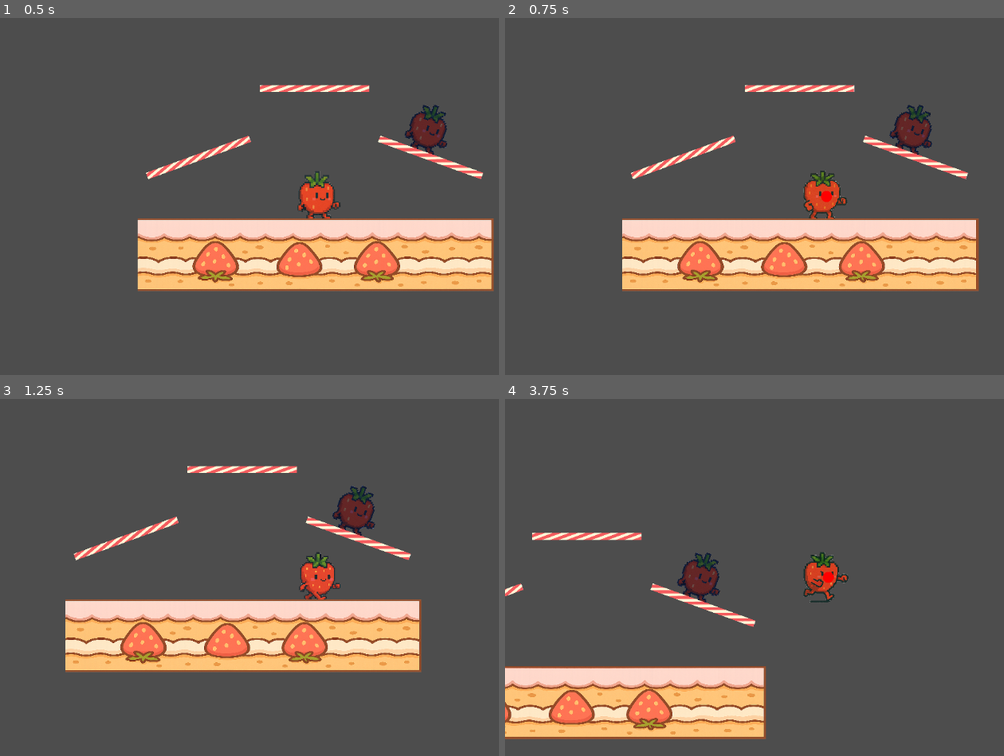
Above: before the commit, frames 1-4 (two rows, left to right).
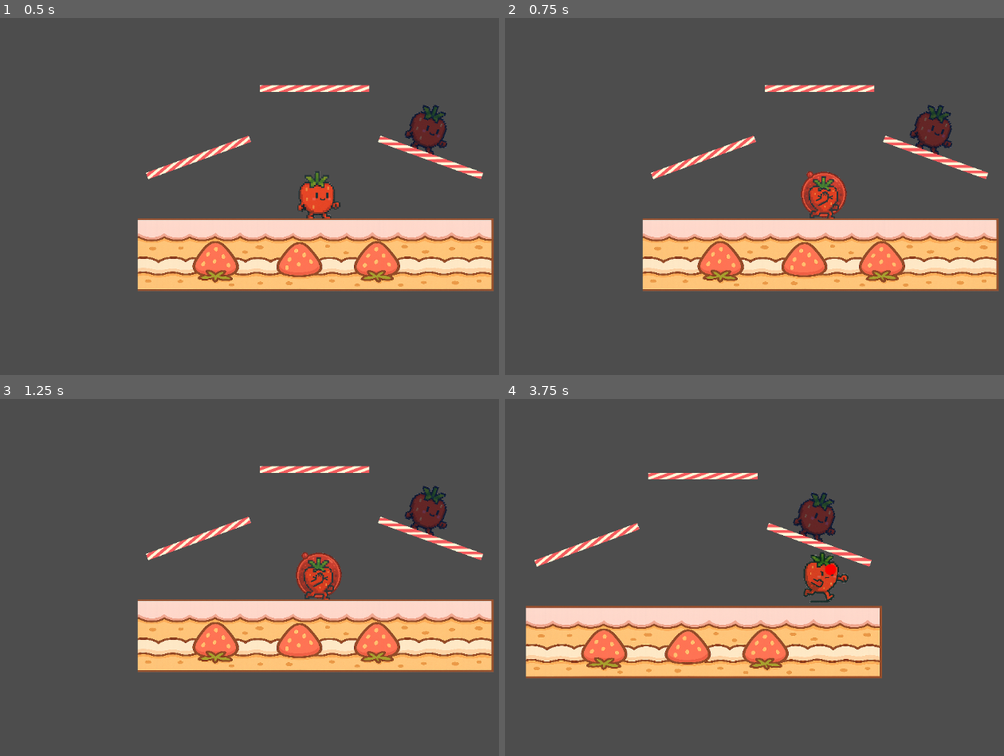
Above: after the commit, the same moments.

Repository: ktarrant/shortcake
Game: Godot game, scene res://scenes/main/Main.tscn
The game is run twice, just before and just after one commit, with the same random seed, the same clock (stepped at 60 frames per second) and the same inputs.
Inputs:
- Up to frame 1 (0.5 s): no input
- Up to frame 2 (0.75 s): tap Enter at 0.5 s; hold Right (move_right) from 0.53 s (still down); hold S (shield, bound only after the commit) from 0.53 s (still down); tap D (attack) at 0.6 s
- Up to frame 3 (1.25 s): keep holding Right (move_right); keep holding S (shield, bound only after the commit); tap Up (jump) at 0.77 s
- Up to frame 4 (3.75 s): release S (shield, bound only after the commit) at 1.28 s; tap S (shield, bound only after the commit) at 1.35, 2.85 s; tap Up (jump) at 1.52, 3.02 s; tap D (attack) at 1.55, 2.1, 3.05, 3.6 s; release Right (move_right) at 2.03 s; hold Left (move_left) 2.03-2.78 s; hold S (shield, bound only after the commit) 2.03-2.78 s; hold Right (move_right) from 2.78 s (still down); hold S (shield, bound only after the commit) from 3.53 s (still down)

Frame 1 is identical in both runs. In frame 2, 10% of the frame differs, in the area x 23-99%, y 18-77%; in frame 3, 15%; in frame 4, 27%, in the area x 0-76%, y 20-96%.

Commit message:
add ShieldState

Diff:
--- a/project.godot
+++ b/project.godot
@@ -49,6 +49,11 @@
 "events": [Object(InputEventKey,"resource_local_to_scene":false,"resource_name":"","device":0,"window_id":0,"alt_presse …(194 unchanged characters)…
 ]
 }
+shield={
+"deadzone": 0.2,
+"events": [Object(InputEventKey,"resource_local_to_scene":false,"resource_name":"","device":0,"window_id":0,"alt_pressed":false,"shift_pressed":false,"ctrl_pressed":false,"meta_pressed":false,"pressed":false,"keycode":0,"physical_keycode":83,"key_label":0,"unicode":0,"location":0,"echo":false,"script":null)
+]
+}
 
 [rendering]
 
--- a/scenes/player/Player.tscn
+++ b/scenes/player/Player.tscn
@@ -10,6 +10,7 @@
 [ext_resource type="Texture2D" uid="uid://b0waad5pljabm" path="res://assets/sprites/player/strawberry/strawberry_walk0.png" id="4_npwbq"]
 [ext_resource type="Texture2D" uid="uid://bffomkuwfq82j" path="res://assets/sprites/player/strawberry/strawberry_punch.png" id="5_npwbq"]
 [ext_resource type="Texture2D" uid="uid://hix01l3vvjp6" path="res://assets/sprites/player/strawberry/strawberry_walk1.png" id="5_v42im"]
+[ext_resource type="Texture2D" uid="uid://dx5akw6n7cy3l" path="res://assets/sprites/player/strawberry/strawberry_shield.png" id="11_5stf6"]
 
 [sub_resource type="CapsuleShape2D" id="CapsuleShape2D_q3lat"]
 radius = 60.0
@@ -93,6 +94,14 @@
 }, {
 "frames": [{
 "duration": 1.0,
+"texture": ExtResource("11_5stf6")
+}],
+"loop": true,
+"name": &"shield",
+"speed": 5.0
+}, {
+"frames": [{
+"duration": 1.0,
 "texture": ExtResource("4_npwbq")
 }, {
 "duration": 1.0,
@@ -121,7 +130,7 @@
 [node name="AnimatedSprite2D" type="AnimatedSprite2D" parent="."]
 scale = Vector2(0.2, 0.2)
 sprite_frames = SubResource("SpriteFrames_6ysni")
-animation = &"walk"
+animation = &"shield"
 
 [node name="OverlapArea" type="Area2D" parent="."]
 collision_layer = 8
--- a/scripts/Player.gd
+++ b/scripts/Player.gd
@@ -15,6 +15,11 @@
 @export var jump_extend_max_time := 1.0
 @export var character_tint := Color(1, 1, 1)
 @export var player_id := 0
+@export var max_shield_health: float = 100.0
+@export var min_shield_activation: float = 25.0
+@export var shield_regen_rate: float = 20.0  # per second
+@export var shield_drain_rate: float = 10.0  # per second
+@export var reduced_knockback_factor: float = 0.3
 
 @onready var sprite: AnimatedSprite2D = $AnimatedSprite2D
 @onready var overlap_area: Area2D = $OverlapArea
@@ -30,6 +35,7 @@
 var dropped_through_platform := false
 var overlapping_player_count := 0
 var percent := 0
+var shield_health: float = 100.0
 
 var state: PlayerState = null
 
@@ -104,9 +110,13 @@
 	dropped_through_platform = false
 
 func apply_damage(amount: int, knockback: Vector2):
-	percent += amount
-	base_velocity += knockback * (1 + percent / 100.0)
+	if "apply_damage" in state:
+		state.apply_damage(self, amount, knockback)
+	else:
+		percent += amount
+		base_velocity += knockback * (1 + percent / 100.0)
 	# TODO: Put hit target into HitstunState only if damage is high enough
+	# TODO: Put hit target into HitstunState if the shield is broken
 	# change_state(PlayerState.HitstunState.new())
 
 func respawn(respawn_position: Vector2):
--- a/scripts/PlayerState.gd
+++ b/scripts/PlayerState.gd
@@ -47,7 +47,7 @@
 	pass
 
 func update(player: Node, delta: float) -> void:
-	pass
+	player.shield_health = min(player.shield_health + player.shield_regen_rate * delta, player.max_shield_health)
 
 func physics_update(player: Node, delta: float) -> void:
 	pass
@@ -75,6 +75,8 @@
 			player.change_state(JumpState.new())
 		elif Input.is_action_just_pressed("attack"):
 			player.change_state(AttackState.new("neutral_attack", player))
+		elif Input.is_action_pressed("shield") and player.shield_health > player.min_shield_activation:
+			player.change_state(ShieldState.new())
 		elif input_dir.y < -0.7 and player.get_floor_normal().y < -0.7 and not player.dropped_through_platform:
 			player.set_collision_mask_value(player.one_way_platform_layer, false)
 			player.dropped_through_platform = true
@@ -106,6 +108,8 @@
 			player.change_state(JumpState.new())
 		elif Input.is_action_just_pressed("attack"):
 			player.change_state(AttackState.new("neutral_attack", player))
+		elif Input.is_action_pressed("shield") and player.shield_health > player.min_shield_activation:
+			player.change_state(ShieldState.new())
 		elif input_dir.y < -0.7 and player.get_floor_normal().y < -0.7 and not player.dropped_through_platform:
 			player.set_collision_mask_value(player.one_way_platform_layer, false)
 			player.dropped_through_platform = true
@@ -115,6 +119,8 @@
 			player.sprite.flip_h = true
 		elif input_dir.x > 0:
 			player.sprite.flip_h = false
+		if player.state is not RunState:
+			return
 
 		var input_strength: float = abs(input_dir.x)
 		var run: float = input_strength > player.run_threshold
@@ -173,6 +179,8 @@
 		elif input_dir.y < -0.7 and not player.in_fast_fall:
 			player.base_velocity.y += player.fast_fall_burst
 			player.in_fast_fall = true
+		if player.state is not AirState:
+			return
 
 		var slowdown := 0.7 if player.overlapping_player_count > 0 else 1.0
 		if input_dir.x != 0:
@@ -228,13 +236,12 @@
 class AttackState:
 	extends PlayerState
 
-	@export var state_name = "AttackState"
-
 	var direction: Vector2
 	var knockback: float
 	var damage: int
 
 	func _init(_attack: String, _player: Player) -> void:
+		print("enter state: AttackState")
 		var data = attack_data[_attack]
 		_player.sprite.play(data["animation"])
 		direction = data["direction_func"].call(_player)
@@ -250,6 +257,7 @@
 		player.get_parent().add_child(attack)
 
 	func update(player: Node, delta: float) -> void:
+		super.update(player, delta)
 		if not player.sprite.is_playing():
 			if player.is_on_floor():
 				if player.get_movement_input().x != 0:
@@ -263,8 +271,6 @@
 class HitstunState:
 	extends PlayerState
 
-	@export var state_name = "HitstunState"
-
 	var timer: float = 0.3
 
 	func enter(player: Node) -> void:
@@ -272,10 +278,50 @@
 		player.input_velocity = Vector2.ZERO
 
 	func update(player: Node, delta: float) -> void:
+		super.update(player, delta)
 		timer -= delta
 		if timer <= 0:
 			player.change_state(AirState.new())
 
-	func physics_update(player: Node, delta: float) -> void:
-		player.base_velocity.y += player.gravity * delta
-		player.base_velocity.y = clamp(player.base_velocity.y, -INF, 1200)
+
+class ShieldState:
+	extends PlayerState
+
+	func enter(player: Node) -> void:
+		print("enter state: ShieldState")
+		player.sprite.play("shield")
+		player.input_velocity = Vector2.ZERO
+
+	func handle_input(player: Node, input_dir: Vector2) -> void:
+		if not Input.is_action_pressed("shield"):
+			player.sprite.modulate = player.character_tint
+			player.change_state(IdleState.new())
+		elif input_dir.x != 0:
+			player.sprite.flip_h = input_dir.x < 0
+
+	func update(player: Node, delta: float) -> void:
+		player.shield_health = max(player.shield_health - player.shield_drain_rate * delta, 0.0)
+		if player.shield_health <= 0.0:
+			player.sprite.modulate = player.character_tint
+			player.change_state(IdleState.new())
+
+	func physics_update(player: Node, delta: float) -> void:
+		# Auto-transition to fall if not grounded
+		if not player.is_on_floor():
+			player.change_state(AirState.new())
+
+	func update_animation(player: Node) -> void:
+		super.update_animation(player)
+		var health_ratio: float = player.shield_health / player.max_shield_health
+		var tint_strength: float = 1.0 - lerp(0.4, 1.0, health_ratio)  # darker when shield is low
+		player.sprite.modulate = player.character_tint.darkened(tint_strength)
+
+	func apply_damage(player: Node, amount: int, knockback: Vector2) -> void:
+		if player.shield_health > 0.0:
+			player.shield_health -= amount
+			player.base_velocity += knockback * player.reduced_knockback_factor
+			if player.shield_health <= 0.0:
+				player.sprite.modulate = player.character_tint
+				player.change_state(HitstunState.new())
+		else:
+			player.apply_damage(amount, knockback)
Not shown: 1 places in scenes/player/Player.tscn that only renumber resources
